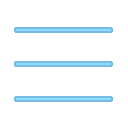
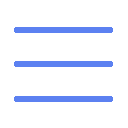
Layers edited between the first and the second 128x128 image:
painted on "Layer 3" over [14, 27, 113, 102]
